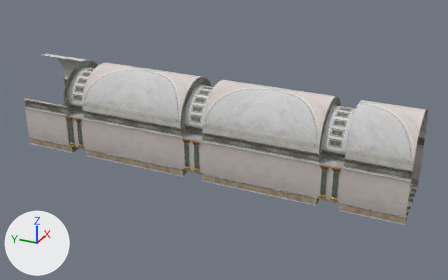
The OBJ model 3D Obj/Spawn_5.obj as it was, and as the next commit left it.
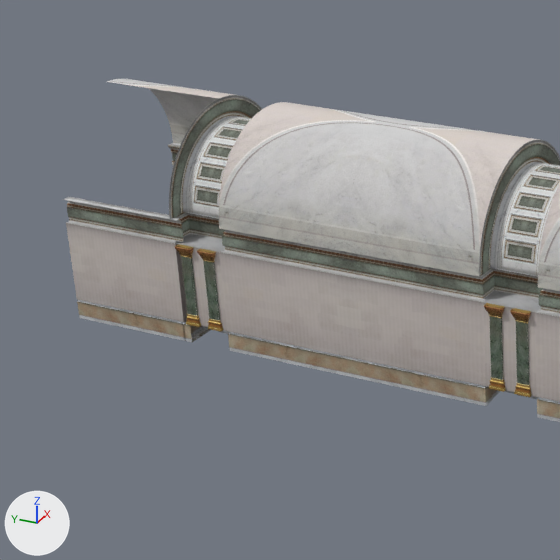
Each version is shown whole from a 50 mm camera at (-62.0, 5.0, 31.1) aimed at (-6.2, 30.1, 3.2), then close up on the part from 0% to 47% of the width and 9% to 84% of the height. The lights are fixed; the arrows at lower left show +X, +Y and +Z. Where no turn or scale is listed for an object, it has been applied to the vertices. Vertices at the same position are counted once.

The older version as bpy lines, for what is in view:
```python
me_spawn_5 = bpy.data.meshes.new('Spawn_5')
me_spawn_5.from_pydata(...)  # 9597 vertices, 17936 faces; spans x -10.6..-1.8, y 9.9..53.9, z 0.0..9.7
# faces by material slot: [6220, 11320, 396]
me_spawn_5.materials.append(mat_corridor)  # picture img_corridor_jpg
me_spawn_5.materials.append(mat_material__273)  # picture img_collum_hallway_jpg
me_spawn_5.materials.append(mat_material__293)  # picture img_roof_tiles_jpg
ob_spawn_5 = bpy.data.objects.new('Spawn_5', me_spawn_5)
ob_spawn_5.location = (0.0, 0.0, 0.0)
```
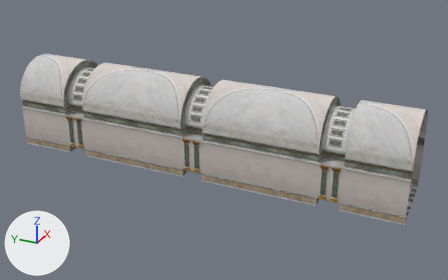
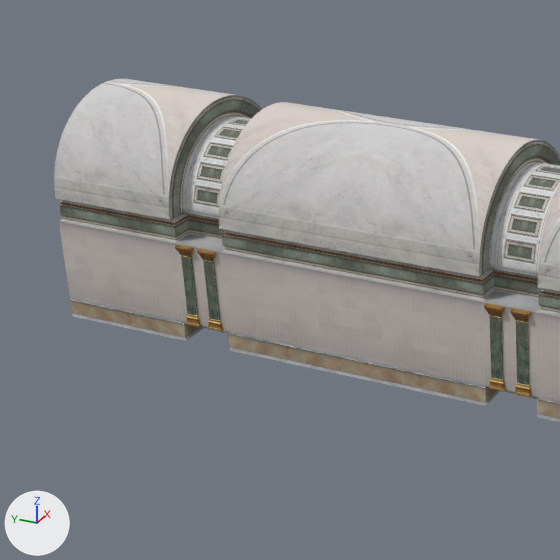
The edits, one by one:
me_spawn_5 is used by ob_spawn_5; location (0.0, 0.0, 0.0).
me_spawn_5 had 9597 vertices, 17936 faces and spanned x -10.6..-1.8, y 9.9..53.9, z 0.0..9.7.
me_spawn_5 now has 9621 vertices, 17972 faces and spans x -10.6..-1.8, y 9.9..53.9, z 0.0..9.7.
Part 1, on me_spawn_5:
20 vertices are removed from x -10.3..-9.9, y 47.3..53.5, z 4.6..5.6.
37 faces are deleted.
32 vertices are added at x -10.3..-6.2, y 47.7..53.9, z 0.9..9.7.
14 new vertices lie (0.0, 6.1, 0.0) away from vertices in x -10.3..-8.9, y 47.8, z 0.0..5.6.
18 new vertices lie (0.0, 6.1, 0.0) away from vertices in x -10.3..-6.6, y 47.8, z 5.6..9.7.
55 new faces join them, mat_corridor (picture img_corridor_jpg).
36 new faces join them, mat_material__293 (picture img_roof_tiles_jpg).

Where the change shows, as pixel boxes [x1, y1, x2, y2] in the close-ups (560 x 560 px):
'Spawn_5', reshaped: before [63, 79, 560, 422]; after [54, 79, 560, 422]
part 1 of me_spawn_5, built on: before [63, 197, 191, 245]; after [54, 82, 218, 341]
